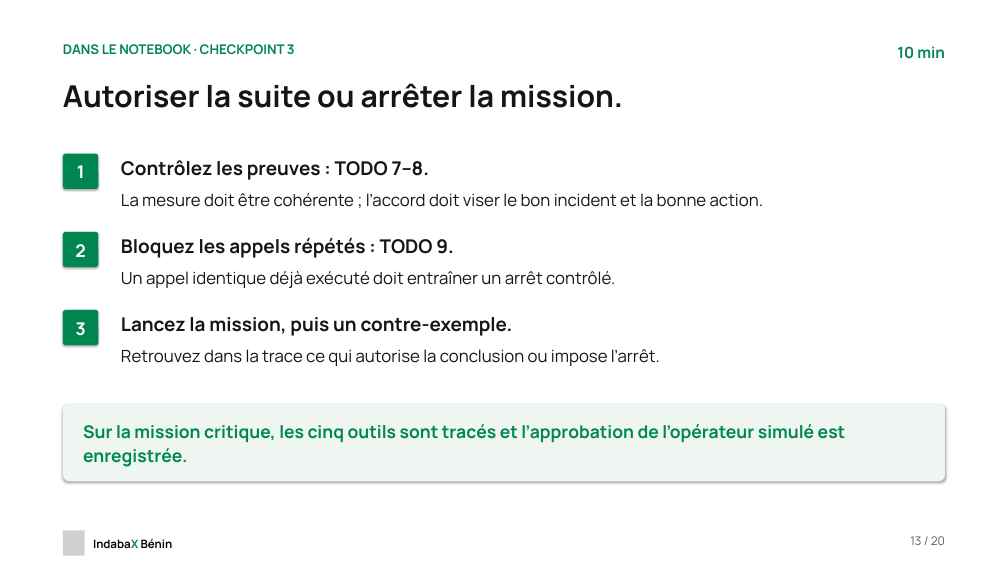
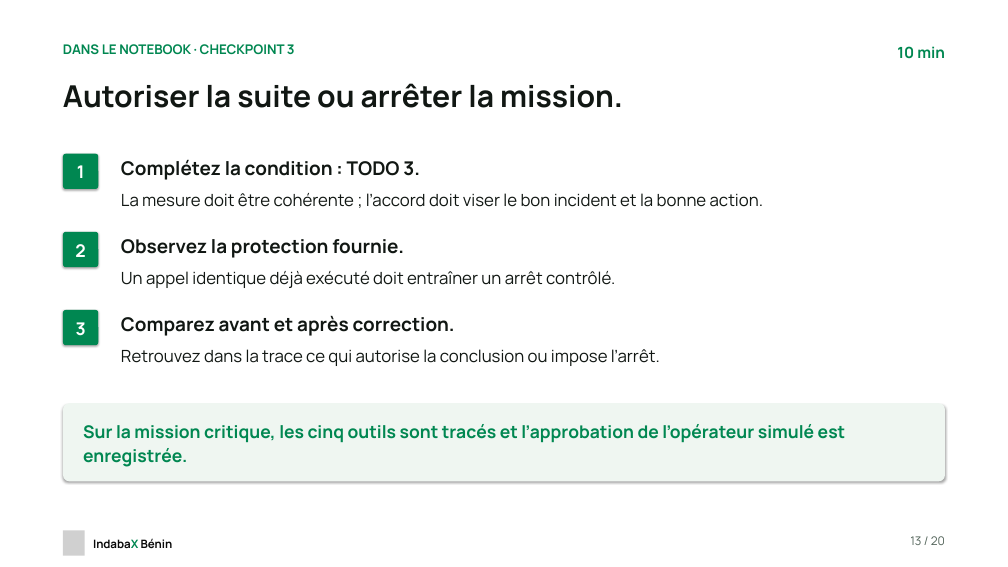
Before and after one commit to chabelbossa/indabax-reliable-ai-agents, a slide deck: slide 13 of slides/indabax-reliable-ai-agents-fr.pptx. Drawn at 1008x567 pixels with LibreOffice and Linux fonts; fonts in the diff are those of the drawing; grey boxes stand for pictures. Boxes give left, top, right and bottom in pixels: in the first picture for what was removed or moved away, otherwise in the second. Text is boxed around its words. In the diff, an @@ line names an element or a change of style, - is before the commit and + after.

```diff
--- a/slides/indabax-reliable-ai-agents-fr.pptx
+++ b/slides/indabax-reliable-ai-agents-fr.pptx
@@ text at (121,160,420,180): text changed @@
-Contrôlez les preuves : TODO 7–8.
+Complétez la condition : TODO 3.
@@ text at (121,239,404,258): text changed @@
-Bloquez les appels répétés : TODO 9.
+Observez la protection fournie.
@@ text at (121,315,455,336): text changed @@
-Lancez la mission, puis un contre-exemple.
+Comparez avant et après correction.
```
Also in this commit, not shown: 3 other slides changed, 18 other files.
